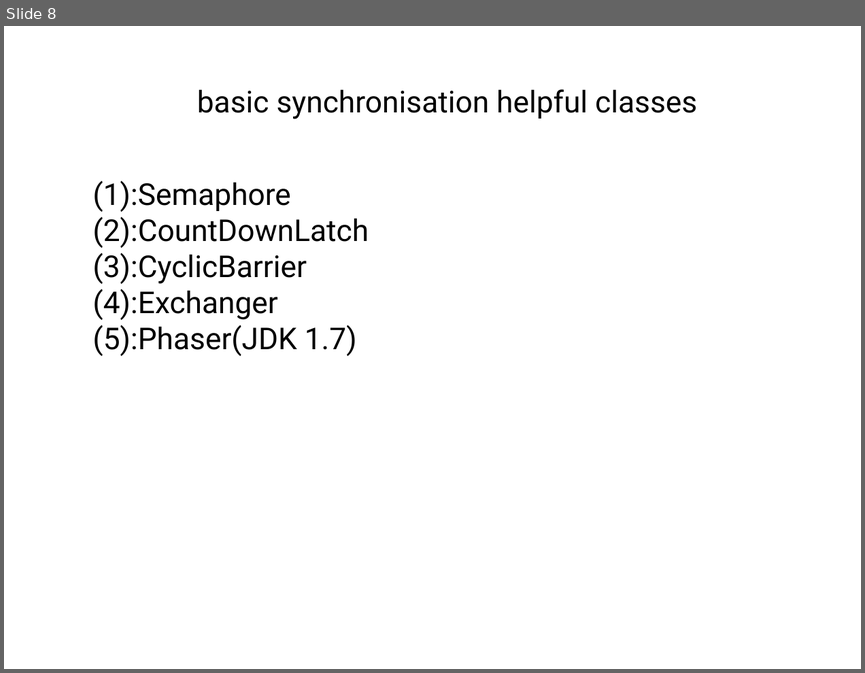
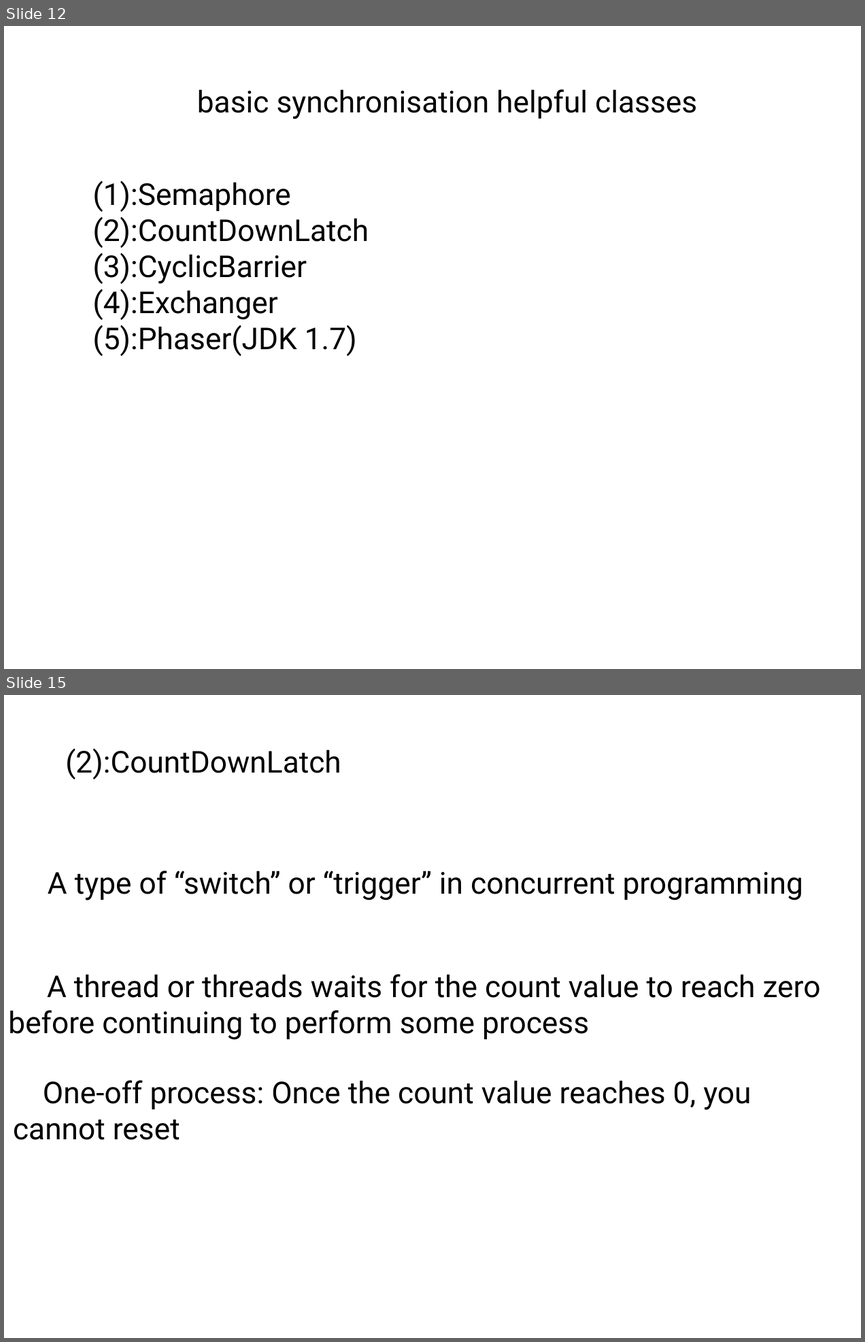
Before and after one commit to tangchuanzhou/Java-concurrency-test, a slide deck: ppt/Java_concurrency.pptx. Shown one above the other, each under a label of ours: slide 8 before the commit, slides 12 and 15 after it; the slides between them are not shown. The pictures are 865x673 and 865x1342 pixels, drawn with LibreOffice and Linux fonts; fonts in the diff are those of the drawing. Boxes give left, top, right and bottom in pixels: in the first picture for what was removed or moved away, otherwise in the second. Text is boxed around its words. In the diff, an @@ line names an element or a change of style, - is before the commit and + after.

```diff
--- a/ppt/Java_concurrency.pptx
+++ b/ppt/Java_concurrency.pptx
@@ slide 15 added at box(4, 695, 861, 1338), background #FFFFFF @@
@@ text added at box(65, 748, 341, 779), 36 pt, text #000000 @@
+(2):CountDownLatch
@@ text added at box(48, 870, 803, 900), 36 pt, text #000000 @@
+A type of “switch” or “trigger” in concurrent programming
@@ text added at box(8, 974, 821, 1040), 36 pt, text #000000 @@
+A thread or threads waits for the count value to reach zero before continuing to perform some process
@@ text added at box(13, 1080, 751, 1140), 36 pt, text #000000 @@
+One-off process: Once the count value reaches 0, you cannot reset
@@ what was slide 8 is now slide 12 @@
```
Also in this commit, not shown: 8 slides changed, 12 other slides added, 2 slides removed, 1 other file.
